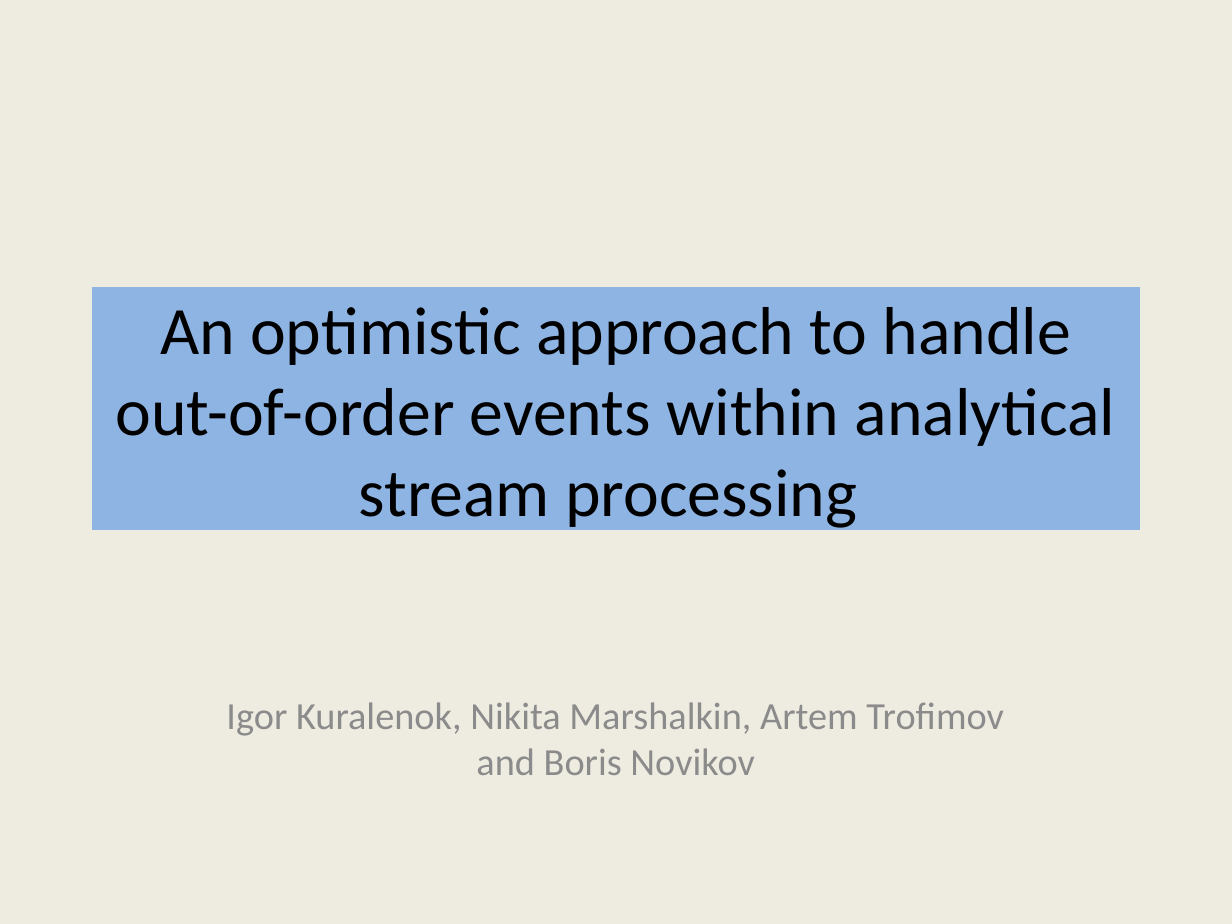
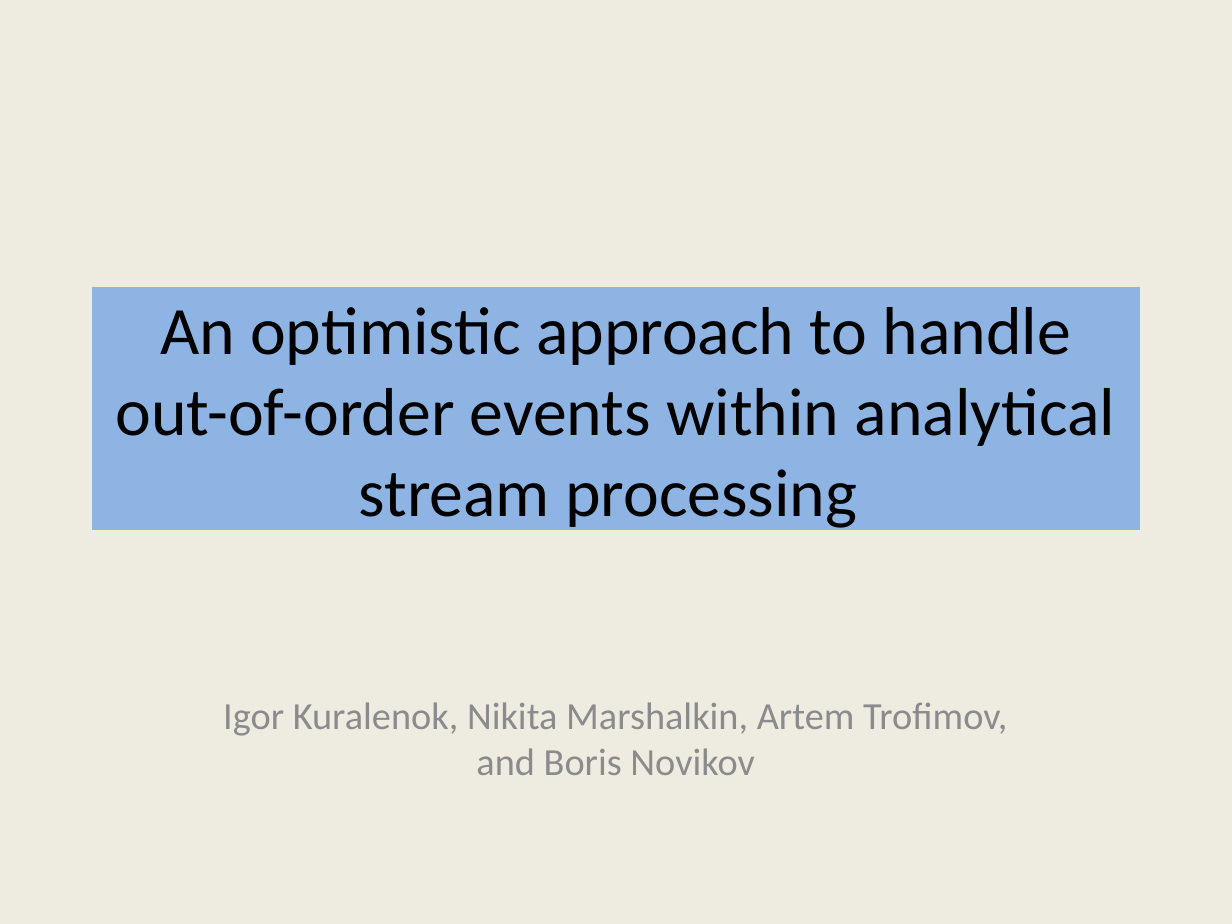
Before and after one commit to flame-stream/Papers, a slide deck: slide 1 of 2018/invalidation/slides.pptx. Drawn at 1232x924 pixels with LibreOffice and Linux fonts; fonts in the diff are those of the drawing; background and template pictures are left out. Boxes give left, top, right and bottom in pixels: in the first picture for what was removed or moved away, otherwise in the second. Text is boxed around its words. In the diff, an @@ line names an element or a change of style, - is before the commit and + after.

Commit message:
Update slides

```diff
--- a/2018/invalidation/slides.pptx
+++ b/2018/invalidation/slides.pptx
@@ subtitle at (223, 702, 1007, 775): text changed @@
-Igor Kuralenok, Nikita Marshalkin, Artem Trofimov and Boris Novikov
+Igor Kuralenok, Nikita Marshalkin, Artem Trofimov, and Boris Novikov
```
Also in this commit, not shown: 7 other slides changed.
